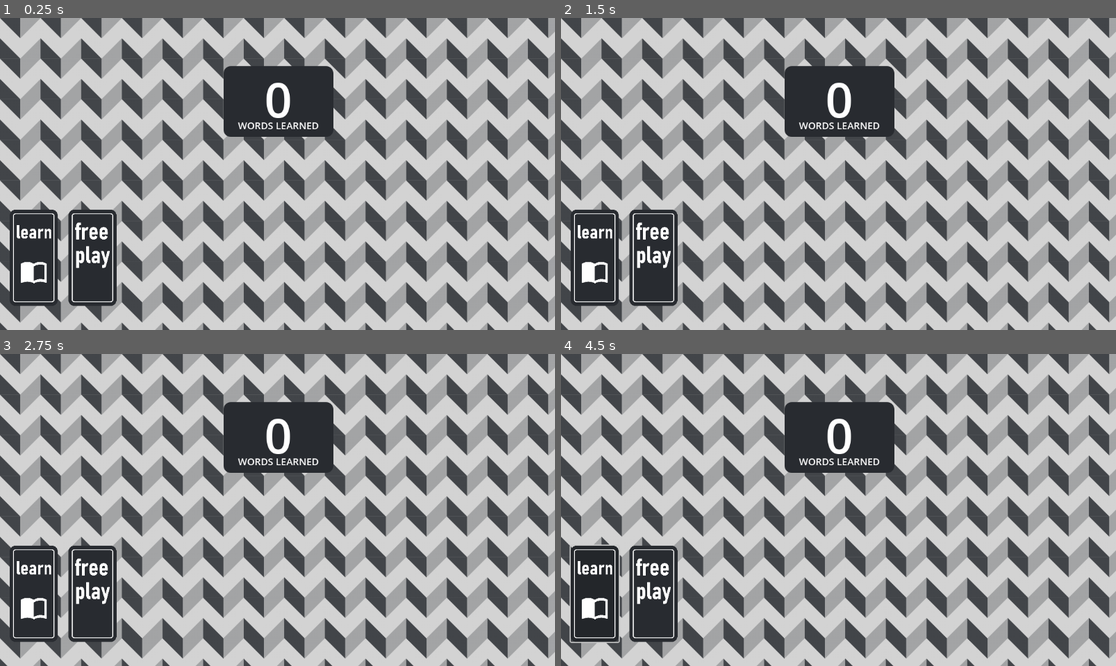
Above: before the commit, frames 1-4 (two rows, left to right).
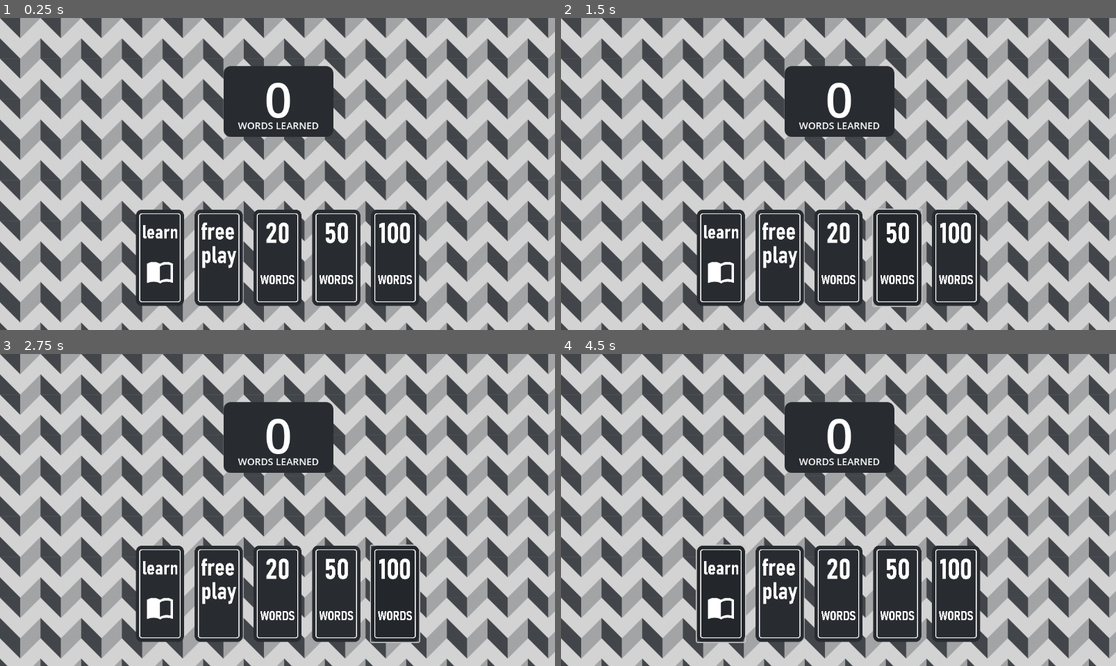
Above: after the commit, the same moments.

Repository: FrancisStudios/flashcards
Game: Godot game, scene res://home.tscn
Two runs of this game, one before a commit and one after it. Both use one fixed random seed, a clock stepped at 60 frames per second and the inputs below.
Inputs (mouse positions are in pixels of both pictures, inside the frame that each line leads up to; where the layout moved, square brackets give the same spot in the first picture):
- Up to frame 1 (0.25 s): no input
- Up to frame 2 (1.5 s): click (838, 258) at 0.52 s; click (899, 258) at 1.27 s
- Up to frame 3 (2.75 s): click (394, 594) at 2.02 s
- Up to frame 4 (4.5 s): click (721, 594) [594, 594] at 2.75 s; click (777, 594) [655, 594] at 3.5 s; click (721, 594) [594, 594] at 4.25 s

The runs differ from the first frame. In frame 1, 18% of the frame differs, in the area x 1-76%, y 61-93%; in frame 2, 18%; in frame 3, 18%; in frame 4, 18%.

Commit message:
buttons textured

Diff:
--- a/home.tscn
+++ b/home.tscn
@@ -1,10 +1,13 @@
-[gd_scene load_steps=7 format=3 uid="uid://dwj1hmu2kxjhu"]
+[gd_scene load_steps=10 format=3 uid="uid://dwj1hmu2kxjhu"]
 
 [ext_resource type="Texture2D" uid="uid://f3mycp5hxcrh" path="res://imageres/home-bg.png" id="1_7rpyi"]
 [ext_resource type="Script" path="res://src/menu.gd" id="1_lutdr"]
 [ext_resource type="Theme" uid="uid://bewjv7we810ek" path="res://main-style.tres" id="2_ukui7"]
 [ext_resource type="Theme" uid="uid://bhsxb0kpml2qg" path="res://src/styles/menu-buttons/learn-btn.tres" id="3_me4wh"]
 [ext_resource type="Theme" uid="uid://c4jy3i3fqrgc5" path="res://src/styles/menu-buttons/freeplay-btn.tres" id="4_v273t"]
+[ext_resource type="Theme" uid="uid://b7nloi7ruv848" path="res://src/styles/menu-buttons/20.tres" id="5_6ki64"]
+[ext_resource type="Theme" uid="uid://emxtbch5vf8w" path="res://src/styles/menu-buttons/50.tres" id="6_76607"]
+[ext_resource type="Theme" uid="uid://bnwf7kiw71sju" path="res://src/styles/menu-buttons/100.tres" id="7_qcna8"]
 
 [sub_resource type="LabelSettings" id="LabelSettings_7i1od"]
 font_size = 100
@@ -39,6 +42,7 @@
 layout_mode = 2
 size_flags_vertical = 8
 theme_override_constants/separation = 22
+alignment = 1
 
 [node name="Learn" type="Button" parent="NinePatchRect/MarginContainer2/HBoxContainer"]
 custom_minimum_size = Vector2(100, 200)
@@ -50,6 +54,18 @@
 [node name="Freeplay" type="Button" parent="NinePatchRect/MarginContainer2/HBoxContainer"]
 layout_mode = 2
 theme = ExtResource("4_v273t")
+
+[node name="20" type="Button" parent="NinePatchRect/MarginContainer2/HBoxContainer"]
+layout_mode = 2
+theme = ExtResource("5_6ki64")
+
+[node name="50" type="Button" parent="NinePatchRect/MarginContainer2/HBoxContainer"]
+layout_mode = 2
+theme = ExtResource("6_76607")
+
+[node name="100" type="Button" parent="NinePatchRect/MarginContainer2/HBoxContainer"]
+layout_mode = 2
+theme = ExtResource("7_qcna8")
 
 [node name="MarginContainer" type="MarginContainer" parent="NinePatchRect"]
 layout_mode = 1
--- /dev/null
+++ b/src/styles/menu-buttons/100.tres
@@ -0,0 +1,27 @@
+[gd_resource type="Theme" load_steps=6 format=3 uid="uid://bnwf7kiw71sju"]
+
+[ext_resource type="Texture2D" uid="uid://dwej4vimkmqtn" path="res://imageres/gamebtns.png" id="1_7dymf"]
+
+[sub_resource type="StyleBoxTexture" id="StyleBoxTexture_vgfxh"]
+texture = ExtResource("1_7dymf")
+region_rect = Rect2(2073, 6097, 853, 1585)
+
+[sub_resource type="StyleBoxTexture" id="StyleBoxTexture_p2wuo"]
+texture = ExtResource("1_7dymf")
+region_rect = Rect2(2073, 2097, 853, 1585)
+
+[sub_resource type="StyleBoxTexture" id="StyleBoxTexture_v1uh5"]
+content_margin_left = 50.0
+content_margin_right = 50.0
+texture = ExtResource("1_7dymf")
+region_rect = Rect2(2073, 97, 853, 1585)
+
+[sub_resource type="StyleBoxTexture" id="StyleBoxTexture_7talr"]
+texture = ExtResource("1_7dymf")
+region_rect = Rect2(2033, 4057, 933, 1665)
+
+[resource]
+Button/styles/disabled = SubResource("StyleBoxTexture_vgfxh")
+Button/styles/hover = SubResource("StyleBoxTexture_p2wuo")
+Button/styles/normal = SubResource("StyleBoxTexture_v1uh5")
+Button/styles/pressed = SubResource("StyleBoxTexture_7talr")
--- /dev/null
+++ b/src/styles/menu-buttons/20.tres
@@ -0,0 +1,27 @@
+[gd_resource type="Theme" load_steps=6 format=3 uid="uid://b7nloi7ruv848"]
+
+[ext_resource type="Texture2D" uid="uid://dwej4vimkmqtn" path="res://imageres/gamebtns.png" id="1_65f0u"]
+
+[sub_resource type="StyleBoxTexture" id="StyleBoxTexture_xw2s3"]
+texture = ExtResource("1_65f0u")
+region_rect = Rect2(73, 6097, 853, 1585)
+
+[sub_resource type="StyleBoxTexture" id="StyleBoxTexture_jd7bp"]
+texture = ExtResource("1_65f0u")
+region_rect = Rect2(73, 2097, 853, 1585)
+
+[sub_resource type="StyleBoxTexture" id="StyleBoxTexture_iihvh"]
+content_margin_left = 50.0
+content_margin_right = 50.0
+texture = ExtResource("1_65f0u")
+region_rect = Rect2(73, 97, 853, 1585)
+
+[sub_resource type="StyleBoxTexture" id="StyleBoxTexture_80lm2"]
+texture = ExtResource("1_65f0u")
+region_rect = Rect2(33, 4057, 933, 1665)
+
+[resource]
+Button/styles/disabled = SubResource("StyleBoxTexture_xw2s3")
+Button/styles/hover = SubResource("StyleBoxTexture_jd7bp")
+Button/styles/normal = SubResource("StyleBoxTexture_iihvh")
+Button/styles/pressed = SubResource("StyleBoxTexture_80lm2")
--- /dev/null
+++ b/src/styles/menu-buttons/50.tres
@@ -0,0 +1,27 @@
+[gd_resource type="Theme" load_steps=6 format=3 uid="uid://emxtbch5vf8w"]
+
+[ext_resource type="Texture2D" uid="uid://dwej4vimkmqtn" path="res://imageres/gamebtns.png" id="1_efvpl"]
+
+[sub_resource type="StyleBoxTexture" id="StyleBoxTexture_b08kq"]
+texture = ExtResource("1_efvpl")
+region_rect = Rect2(1073, 6097, 853, 1585)
+
+[sub_resource type="StyleBoxTexture" id="StyleBoxTexture_1cekj"]
+texture = ExtResource("1_efvpl")
+region_rect = Rect2(1073, 2097, 853, 1585)
+
+[sub_resource type="StyleBoxTexture" id="StyleBoxTexture_pudbn"]
+content_margin_left = 50.0
+content_margin_right = 50.0
+texture = ExtResource("1_efvpl")
+region_rect = Rect2(1073, 97, 853, 1585)
+
+[sub_resource type="StyleBoxTexture" id="StyleBoxTexture_hgo83"]
+texture = ExtResource("1_efvpl")
+region_rect = Rect2(1033, 4057, 933, 1665)
+
+[resource]
+Button/styles/disabled = SubResource("StyleBoxTexture_b08kq")
+Button/styles/hover = SubResource("StyleBoxTexture_1cekj")
+Button/styles/normal = SubResource("StyleBoxTexture_pudbn")
+Button/styles/pressed = SubResource("StyleBoxTexture_hgo83")
